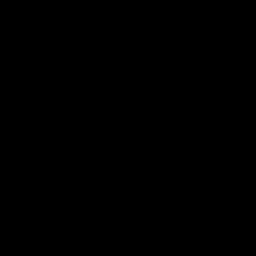
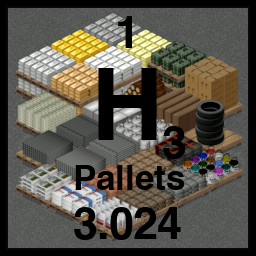
Layers edited between the first and the second (256, 256) image:
added layer "pallets2.png copy" above "Capture.PNG copy" over [6, 6, 250, 250]
